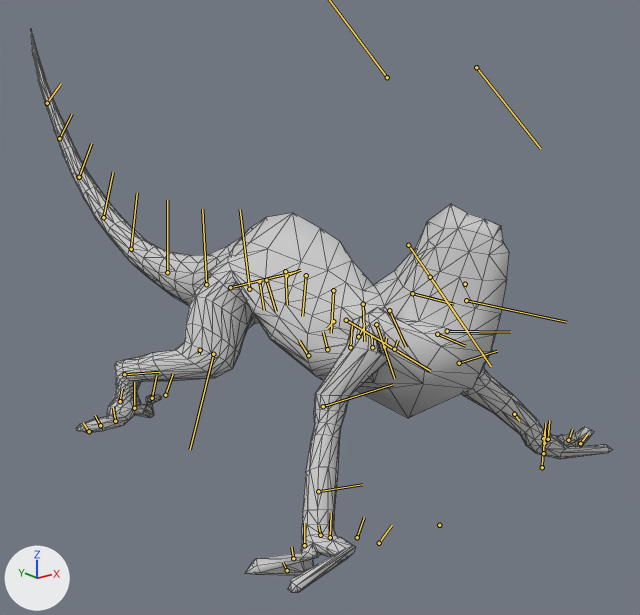
Before and after pictures for a commit that changed the FBX model projetJam/Assets/Mesh/BodyTongueOut_NoFruit.FBX.
Camera for both pictures: a 50 mm camera at (-141.0, -165.0, 103.0) aimed at (23.0, 40.0, 20.0). The axes (+X, +Y, +Z) are drawn at lower left. The lights are the same throughout. Both versions are drawn at frame 4 of the action 'Take 001'; the numbers are the values there. The bones that bend it are drawn over the model as lines. Mesh edges are drawn as thin lines.

Objects in the first picture: 'lizard_body'.
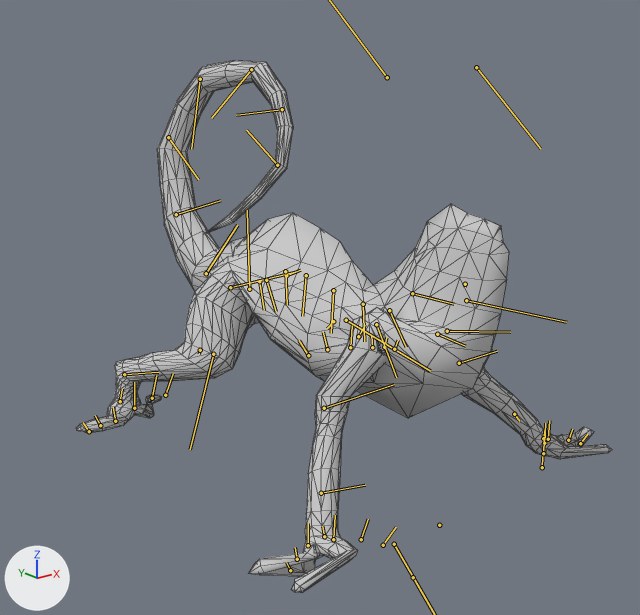
Location of each change, (x1, y1, x2, y2) in pixels of the pictures (640 x 615 px):
'lizard_body', posed (8% narrower)
    before: (31, 32, 612, 592)
    after: (76, 60, 612, 592)
bone 'LizardRFrontLegUpper', root to tip
    before: (376, 324) to (394, 378)
    after: (376, 324) to (396, 377)
bone 'LizardRFrontLegPalm2', root to tip
    before: (320, 535) to (318, 525)
    after: (324, 536) to (322, 526)
bone 'LizardRFrontLegDigit41', root to tip
    before: (304, 545) to (304, 523)
    after: (308, 545) to (308, 523)
bone 'LizardTail1', root to tip
    before: (249, 289) to (240, 209)
    after: (249, 289) to (247, 210)
bone 'LizardTail2', root to tip
    before: (206, 284) to (202, 209)
    after: (206, 273) to (237, 225)
bone 'LizardTail3', root to tip
    before: (167, 272) to (167, 200)
    after: (176, 214) to (220, 200)
bone 'LizardTail4', root to tip
    before: (131, 249) to (137, 193)
    after: (168, 137) to (198, 179)
bone 'LizardTail5', root to tip
    before: (103, 217) to (113, 172)
    after: (200, 79) to (191, 149)
bone 'LizardTail6', root to tip
    before: (79, 177) to (91, 143)
    after: (251, 69) to (211, 118)
bone 'LizardTail7', root to tip
    before: (59, 138) to (72, 114)
    after: (282, 109) to (236, 115)
bone 'LizardTail8', root to tip
    before: (47, 103) to (61, 83)
    after: (277, 165) to (246, 130)

The edits, one by one:
Bone 'LizardRFrontLegUpper' (bone_lizardrfrontlegupper) turns from (-59, 30, -35) to (-60, 31, -35) degrees about its own x, y and z.
Bone 'LizardRFrontLegPalm2' (bone_lizardrfrontlegpalm2) turns from (0, 36, 9) to (-1, 29, 10) degrees about its own x, y and z.
Bone 'LizardRFrontLegDigit41' (bone_lizardrfrontlegdigit41) turns from (0, -59, 0) to (0, -53, 0) degrees about its own x, y and z.
Bone 'LizardTail1' (bone_lizardtail1) turns from (0, 0, 9) to (0, 0, 18) degrees about its own x, y and z.
Bone 'LizardTail2' (bone_lizardtail2) turns from (0, 0, 9) to (4, -2, 45) degrees about its own x, y and z.
Bone 'LizardTail3' (bone_lizardtail3) turns from (0, 0, -6) to (3, -4, 14) degrees about its own x, y and z.
Bone 'LizardTail4' (bone_lizardtail4) turns from (0, 0, -7) to (0, -6, 28) degrees about its own x, y and z.
Bone 'LizardTail5' (bone_lizardtail5) turns from (0, 0, -2) to (-3, -5, 33) degrees about its own x, y and z.
Bone 'LizardTail6' (bone_lizardtail6) turns from (0, 0, 1) to (-6, -2, 36) degrees about its own x, y and z.
Bone 'LizardTail7' (bone_lizardtail7) turns from (0, 1, -2) to (-3, 2, 34) degrees about its own x, y and z.
Bone 'LizardTail8' (bone_lizardtail8) turns from (0, 0, -1) to (-3, 5, 34) degrees about its own x, y and z.
